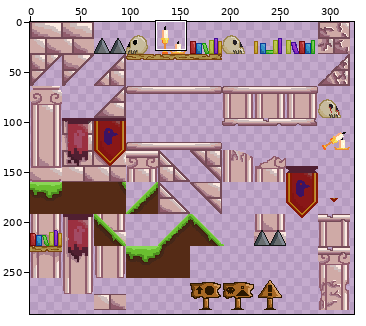
Two versions of one sprite sheet, assets/graphics/tilesets/brick_tileset.png. The first picture is a wide view before the edit; the outline marks the close-up.
Close-up. The starting point:
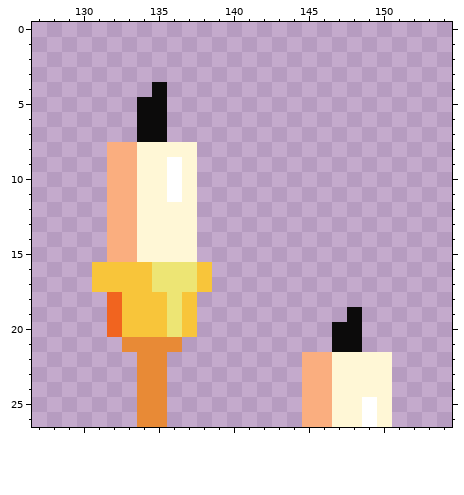
The file is 340x315 pixels. Colours within 5 levels of each other are drawn and written as one. Shown: x 127..154, y 0..26. The wide view leaves out empty margins.
And afterwards:
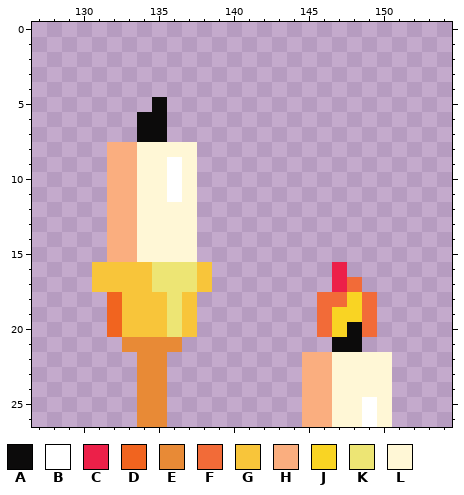
Palette (. is transparent): A #0c0b0b  B #ffffff  C #ec2049  D #f1641f  E #e88a36  F #f26b38  G #f8c53a  H #faae7f  J #f9d423  K #ede574  L #fff7d6
Log entry: updated tileset to have a lit candle
The exact change:
Changed rows in their new state; - is an unchanged pixel.
first column x 134:
 4 -.
 5 .-
first column x 146:
16 -C--
17 -CF-
18 FFJF
19 FJJF
20 FJ-F
Changed places in both close-ups, as pixel boxes (x1, y1, x2, y2):
erased: (137, 82, 167, 112)
changed: (317, 262, 377, 337)
